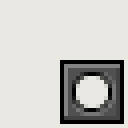
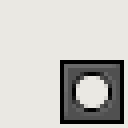
Before/after of a w=128, h=128 layered artwork. What changed in the layer stack:
painted on "tool-burn.png" over 64, 64, 120, 120
